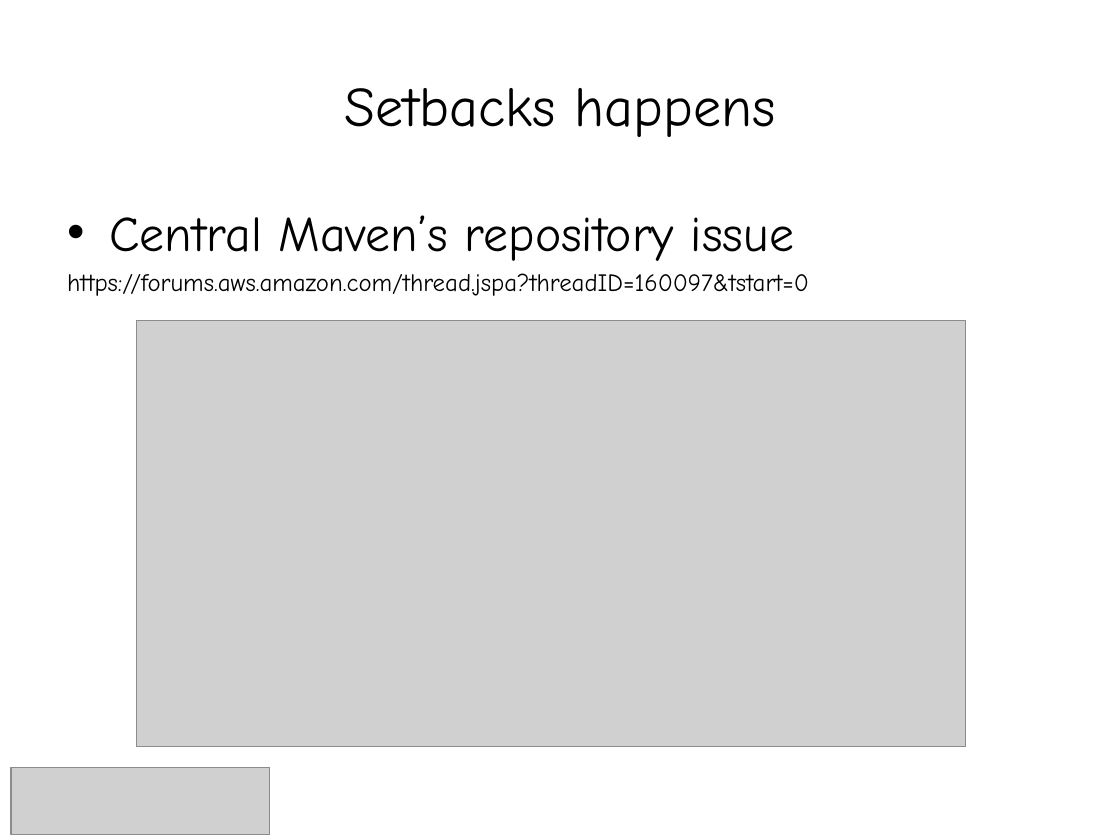
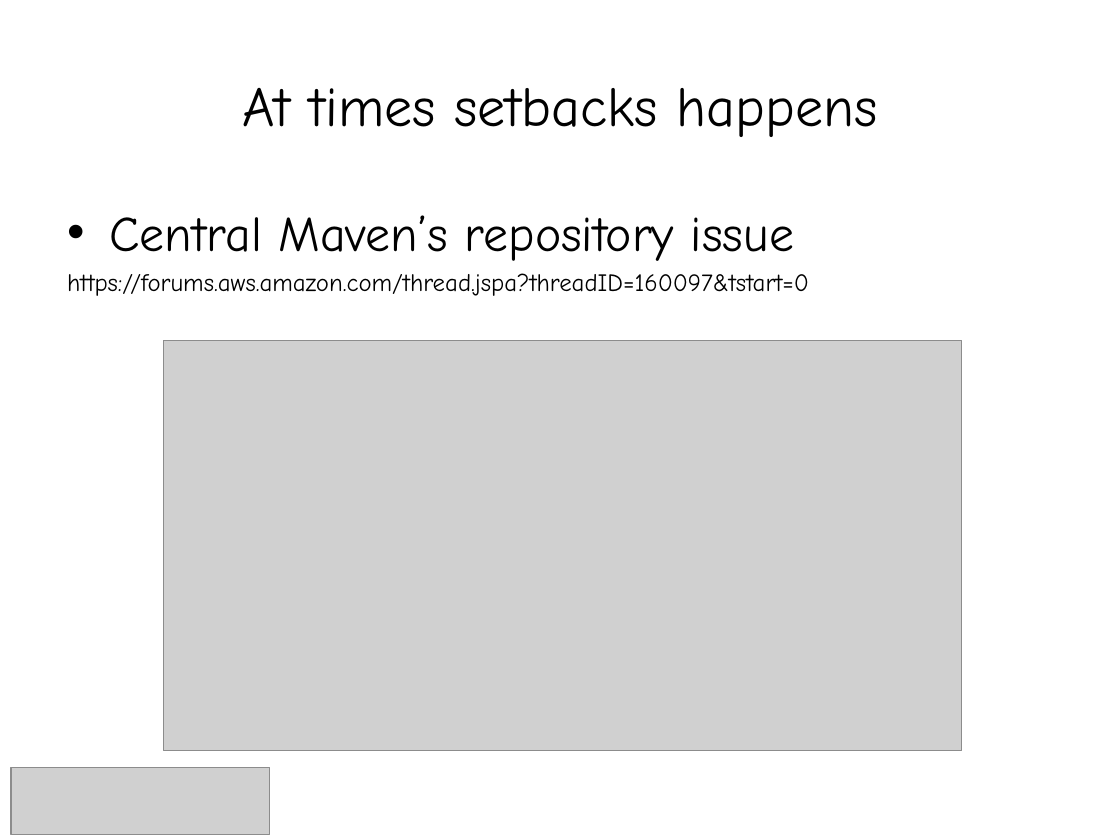
Before and after one commit to smolnik/diagrams, a slide deck: slide 16 of presentations/aws_ha_workshops.pptx. Drawn at 1120x840 pixels with LibreOffice and Linux fonts; fonts in the diff are those of the drawing; grey boxes stand for pictures. Boxes give left, top, right and bottom in pixels: in the first picture for what was removed or moved away, otherwise in the second. Text is boxed around its words. In the diff, an @@ line names an element or a change of style, - is before the commit and + after.

```diff
--- a/presentations/aws_ha_workshops.pptx
+++ b/presentations/aws_ha_workshops.pptx
@@ title at (242, 88, 878, 137): text changed @@
-Setbacks happens
+At times setbacks happens
@@ picture: place and size @@
-picture at (137, 320, 965, 746)
+picture at (164, 340, 962, 752)
```
Also in this commit, not shown: 6 other slides changed, 3 slides added, 1 slide removed, 1 other file.
